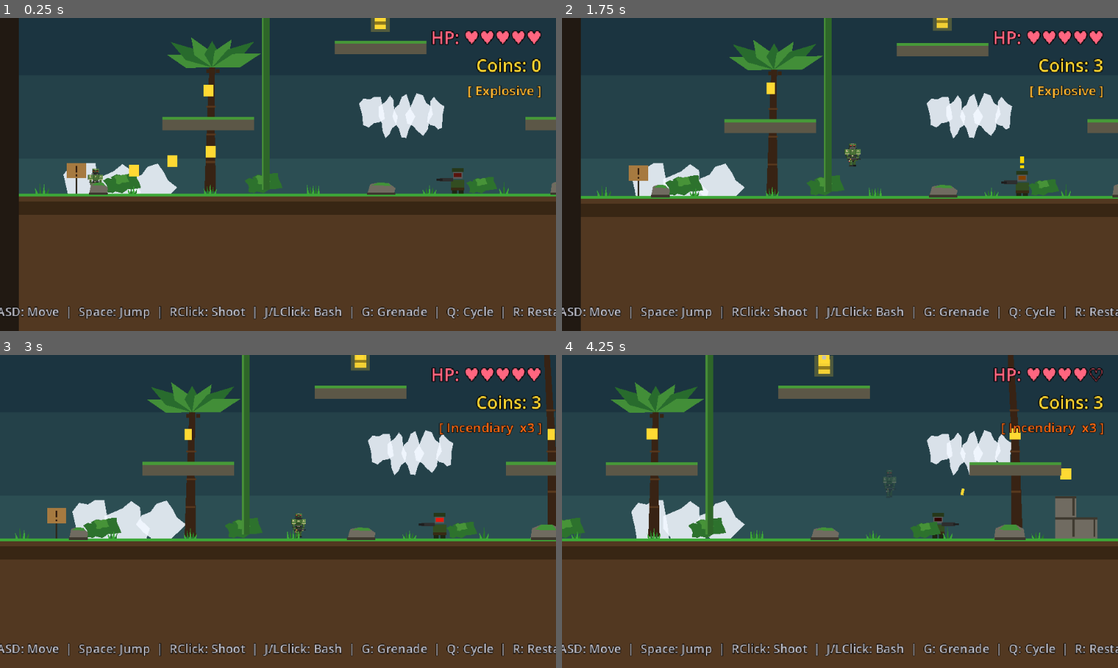
Above: before the commit, frames 1-4 (two rows, left to right).
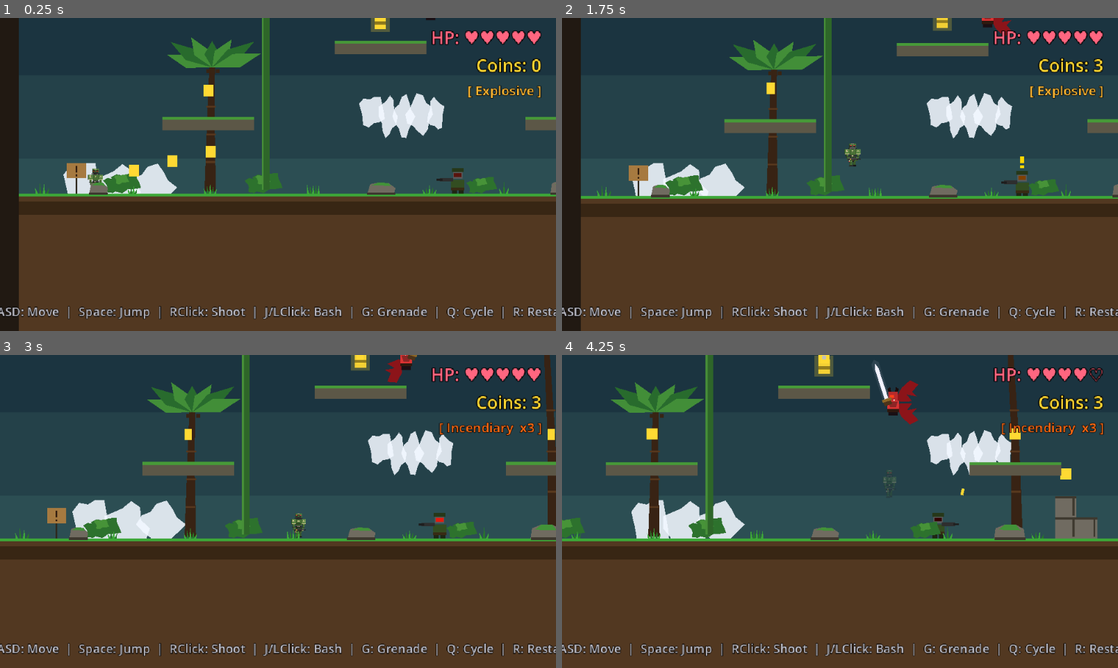
Above: after the commit, the same moments.

Repository: Crapula1/2d-platformer
Game: Godot game, scene res://scenes/Main.tscn
Two runs of this game, one before a commit and one after it. Both use one fixed random seed, a clock stepped at 60 frames per second and the inputs below.
Inputs (mouse positions are in pixels of both pictures, inside the frame that each line leads up to):
- Up to frame 1 (0.25 s): no input
- Up to frame 2 (1.75 s): move the mouse to (962, 158) at 0.52 s; hold D (move_right) from 0.53 s (still down); tap J (attack) at 0.6, 1.35 s; tap Space (jump) at 0.77, 1.07, 1.52 s; move the mouse to (728, 190) at 1.27 s
- Up to frame 3 (3 s): tap Space (jump) at 1.82 s; move the mouse to (333, 442) at 2.02 s; release D (move_right) at 2.03 s; hold A (move_left) 2.03-2.78 s; hold S (crouch) 2.03-2.78 s; tap J (attack) at 2.3 s; move the mouse to (250, 574) at 2.77 s; hold D (move_right) from 2.78 s (still down); tap Q (cycle_grenade) at 2.85 s
- Up to frame 4 (4.25 s): keep holding D (move_right); tap Space (jump) at 3.02, 3.32, 3.77, 4.07 s; tap J (attack) at 3.05, 3.8 s; move the mouse to (1006, 558) at 3.52 s; tap E (interact) at 3.6 s

The runs differ from the first frame. In frame 1, less than 0.1% of the frame differs, in the area x 76-79%, y 0-1%; in frame 2, 0.2%; in frame 3, 0.3%; in frame 4, 0.6%, in the area x 56-65%, y 2-23%.

Commit message:
feat: 4 winged demonic mini-bosses with sword swings
WingedDemon (new enemy):
- Flying mini-boss with bat wings that flap procedurally, horns, glowing
  eye that shifts color by state, and a sword on a pivoted arm.
- States: PATROL (figure-8 sweep) -> ALERT -> CHASE (dive at player) ->
  WINDUP (slow + raise sword) -> SWING (lunge forward, hitbox enabled
  only during the active frames) -> RECOVER -> STAGGER on hit.
- Sword animation drives a Node2D pivot through ease-out cubic from a
  raised rest angle through a forward arc; sword glow brightens during
  the active window for player readability.
- Hitbox is mask=2 (Player) only, with a once-per-swing guard so a
  single arc deals damage at most once.

Four variants placed in level 1, each tinted distinctly:
- Crimson over section A (10 HP)
- Violet over section C climb (12 HP)
- Emerald over section E vertical climb (13 HP)
- Obsidian/ice over section G (16 HP)

Color is per-instance via @export tint fields, so the same scene yields
visually distinct enemies without duplicating scenes.

Co-Authored-By: Claude Opus 4.7 <noreply@anthropic.com>

Diff:
--- /dev/null
+++ b/scenes/WingedDemon.tscn
@@ -0,0 +1,146 @@
+[gd_scene load_steps=5 format=3]
+
+[ext_resource type="Script" path="res://scripts/WingedDemon.gd" id="1_demon"]
+
+[sub_resource type="RectangleShape2D" id="body_shape"]
+size = Vector2(18, 30)
+
+[sub_resource type="RectangleShape2D" id="hurt_shape"]
+size = Vector2(20, 30)
+
+[sub_resource type="RectangleShape2D" id="sword_hit_shape"]
+size = Vector2(40, 12)
+
+[node name="WingedDemon" type="CharacterBody2D"]
+collision_layer = 12
+collision_mask = 1
+script = ExtResource("1_demon")
+
+[node name="Body" type="Node2D" parent="."]
+
+[node name="WingL" type="Polygon2D" parent="Body"]
+position = Vector2(-3, -4)
+color = Color(0.55, 0.08, 0.10, 1)
+polygon = PackedVector2Array(0, 0, -8, -10, -18, -16, -26, -10, -18, -4, -22, 2, -12, -2, -16, 6, -4, 4)
+
+[node name="WingR" type="Polygon2D" parent="Body"]
+position = Vector2(-3, 4)
+color = Color(0.55, 0.08, 0.10, 1)
+polygon = PackedVector2Array(0, 0, -8, 10, -18, 16, -26, 10, -18, 4, -22, -2, -12, 2, -16, -6, -4, -4)
+
+[node name="Legs" type="ColorRect" parent="Body"]
+offset_left = -5.0
+offset_top = 10.0
+offset_right = 5.0
+offset_bottom = 14.0
+color = Color(0.10, 0.06, 0.08, 1)
+
+[node name="Belt" type="ColorRect" parent="Body"]
+offset_left = -6.0
+offset_top = 7.0
+offset_right = 6.0
+offset_bottom = 10.0
+color = Color(0.18, 0.10, 0.06, 1)
+
+[node name="Torso" type="ColorRect" parent="Body"]
+offset_left = -6.0
+offset_top = -2.0
+offset_right = 6.0
+offset_bottom = 7.0
+color = Color(0.85, 0.20, 0.20, 1)
+
+[node name="ChestPlate" type="Polygon2D" parent="Body"]
+color = Color(0.30, 0.10, 0.10, 0.55)
+polygon = PackedVector2Array(-5, -1, 5, -1, 3, 5, -3, 5)
+
+[node name="Head" type="ColorRect" parent="Body"]
+offset_left = -5.0
+offset_top = -11.0
+offset_right = 5.0
+offset_bottom = -2.0
+color = Color(0.70, 0.15, 0.15, 1)
+
+[node name="HornL" type="Polygon2D" parent="Body"]
+color = Color(0.10, 0.05, 0.05, 1)
+polygon = PackedVector2Array(-5, -11, -2, -11, -3, -16, -6, -14)
+
+[node name="HornR" type="Polygon2D" parent="Body"]
+color = Color(0.10, 0.05, 0.05, 1)
+polygon = PackedVector2Array(2, -11, 5, -11, 6, -14, 3, -16)
+
+[node name="Eye" type="ColorRect" parent="Body"]
+offset_left = -1.0
+offset_top = -8.0
+offset_right = 3.0
+offset_bottom = -5.0
+color = Color(1.0, 0.95, 0.4, 1)
+
+[node name="Fang" type="Polygon2D" parent="Body"]
+color = Color(0.95, 0.92, 0.85, 1)
+polygon = PackedVector2Array(-2, -3, -1, -1, 0, -3)
+
+[node name="SwordPivot" type="Node2D" parent="Body"]
+position = Vector2(6, -1)
+
+[node name="SwordGlow" type="Polygon2D" parent="Body/SwordPivot"]
+color = Color(1.0, 1.0, 1.0, 0.25)
+polygon = PackedVector2Array(-2, -4, 42, -4, 46, 0, 42, 4, -2, 4)
+
+[node name="Sword" type="Polygon2D" parent="Body/SwordPivot"]
+color = Color(0.90, 0.92, 0.96, 1)
+polygon = PackedVector2Array(0, -2, 36, -2, 42, 0, 36, 2, 0, 2)
+
+[node name="SwordHilt" type="ColorRect" parent="Body/SwordPivot"]
+offset_left = -4.0
+offset_top = -4.0
+offset_right = 0.0
+offset_bottom = 4.0
+color = Color(0.30, 0.20, 0.10, 1)
+
+[node name="SwordGuard" type="ColorRect" parent="Body/SwordPivot"]
+offset_left = 0.0
+offset_top = -5.0
+offset_right = 3.0
+offset_bottom = 5.0
+color = Color(0.55, 0.40, 0.15, 1)
+
+[node name="Hitbox" type="Area2D" parent="Body/SwordPivot"]
+collision_layer = 0
+collision_mask = 2
+
+[node name="CollisionShape2D" type="CollisionShape2D" parent="Body/SwordPivot/Hitbox"]
+position = Vector2(20, 0)
+shape = SubResource("sword_hit_shape")
+disabled = true
+
+[node name="AlertIndicator" type="Node2D" parent="."]
+position = Vector2(0, -26)
+visible = false
+
+[node name="Dot" type="ColorRect" parent="AlertIndicator"]
+offset_left = -2.0
+offset_top = 3.0
+offset_right = 2.0
+offset_bottom = 6.0
+color = Color(1.0, 0.85, 0.0, 1)
+
+[node name="Bar" type="ColorRect" parent="AlertIndicator"]
+offset_left = -2.0
+offset_top = -6.0
+offset_right = 2.0
+offset_bottom = 1.0
+color = Color(1.0, 0.85, 0.0, 1)
+
+[node name="CollisionShape2D" type="CollisionShape2D" parent="."]
+shape = SubResource("body_shape")
+
+[node name="SightRay" type="RayCast2D" parent="."]
+target_position = Vector2(380, 0)
+collision_mask = 3
+
+[node name="Hurtbox" type="Area2D" parent="."]
+collision_layer = 4
+collision_mask = 32
+
+[node name="CollisionShape2D" type="CollisionShape2D" parent="Hurtbox"]
+shape = SubResource("hurt_shape")
--- a/scripts/Level.gd
+++ b/scripts/Level.gd
@@ -12,6 +12,7 @@
 const BREAK_PLATFORM_SCRIPT  := preload("res://scripts/BreakPlatform.gd")
 const RANGE_SOLDIER_SCENE    := preload("res://scenes/RangeSoldier.tscn")
 const JET_TROOPER_SCENE      := preload("res://scenes/JetTrooper.tscn")
+const WINGED_DEMON_SCENE     := preload("res://scenes/WingedDemon.tscn")
 const COIN_SCENE             := preload("res://scenes/Coin.tscn")
 const SPIKE_SCENE            := preload("res://scenes/Spike.tscn")
 const POWERUP_SCENE          := preload("res://scenes/PowerUp.tscn")
@@ -103,7 +104,51 @@
 	_build_section_f_big_pit_gauntlet()
 	_build_section_g_mixed_challenge()
 	_build_section_h_final_stretch()
+	_spawn_winged_demons()
 	_setup_player_camera()
+
+func _spawn_winged_demons() -> void:
+	# Four winged sword-mini-bosses, each a different color palette and
+	# patrolling a different stretch of the level's airspace.
+	# Crimson — over section A start, smallest patrol box, lightest HP.
+	_add_winged_demon(
+		420.0, 200.0,
+		Color(0.85, 0.20, 0.20),   # body  — crimson
+		Color(0.55, 0.08, 0.10),   # wings — deep blood
+		Color(0.10, 0.05, 0.05),   # horns — near-black
+		Color(1.0, 0.90, 0.35),    # eye   — molten gold
+		Color(0.95, 0.95, 1.0),    # sword — polished steel
+		10, 300.0, 90.0)
+
+	# Violet — patrols the airspace over section C's break-climb.
+	_add_winged_demon(
+		1850.0, 120.0,
+		Color(0.55, 0.25, 0.85),   # body  — violet
+		Color(0.30, 0.10, 0.55),   # wings — indigo
+		Color(0.10, 0.06, 0.18),   # horns — obsidian purple
+		Color(0.85, 0.55, 1.0),    # eye   — arcane pink
+		Color(0.85, 0.80, 1.0),    # sword — moonlit violet
+		12, 360.0, 110.0)
+
+	# Emerald — patrols section E vertical climb airspace.
+	_add_winged_demon(
+		3300.0, 100.0,
+		Color(0.20, 0.75, 0.35),   # body  — emerald
+		Color(0.08, 0.40, 0.18),   # wings — forest
+		Color(0.05, 0.18, 0.08),   # horns — dark moss
+		Color(0.85, 1.0, 0.60),    # eye   — toxic green-yellow
+		Color(0.75, 1.0, 0.85),    # sword — jade
+		13, 360.0, 130.0)
+
+	# Obsidian — heaviest, guards the section G mixed-challenge airspace.
+	_add_winged_demon(
+		4860.0, 140.0,
+		Color(0.18, 0.20, 0.28),   # body  — obsidian
+		Color(0.08, 0.10, 0.16),   # wings — void
+		Color(0.05, 0.06, 0.10),   # horns — pitch
+		Color(0.40, 0.85, 1.0),    # eye   — frozen blue
+		Color(0.65, 0.90, 1.0),    # sword — icy steel
+		16, 420.0, 130.0)
 
 # -----------------------------------------------------------------------------
 # Background (parallax) + sky gradient
@@ -454,6 +499,21 @@
 	jt.patrol_height = patrol_h
 	$Enemies.add_child(jt)
 
+func _add_winged_demon(x: float, y: float, body: Color, wing: Color, horn: Color, eye: Color, sword: Color, hp: int = 12, patrol_w: float = 320.0, patrol_h: float = 80.0) -> void:
+	# Winged mini-boss: flaps, dive-bombs, swings a sword.
+	var d := WINGED_DEMON_SCENE.instantiate() as WingedDemon
+	d.position = Vector2(x, y)
+	d.tint = body
+	d.wing_color = wing
+	d.wing_edge_color = wing.darkened(0.35)
+	d.horn_color = horn
+	d.eye_color = eye
+	d.sword_color = sword
+	d.max_health = hp
+	d.patrol_width = patrol_w
+	d.patrol_height = patrol_h
+	$Enemies.add_child(d)
+
 func _add_coin(x: float, y: float) -> void:
 	var c := COIN_SCENE.instantiate()
 	c.position = Vector2(x, y)
--- /dev/null
+++ b/scripts/WingedDemon.gd
@@ -0,0 +1,389 @@
+extends CharacterBody2D
+class_name WingedDemon
+
+# Winged demonic mini-boss — flaps wings to fly, dive-bombs the player,
+# and swings a sword in a wide arc. Lighter HP than JetTrooper but more
+# aggressive. Color is set per-instance via the `tint` exports so the
+# same scene yields several visually distinct variants.
+
+enum State { PATROL, ALERT, CHASE, WINDUP, SWING, RECOVER, STAGGER, DEAD }
+
+# --- Color variant -----------------------------------------------------------
+@export var tint: Color = Color(0.85, 0.20, 0.20)         # body
+@export var wing_color: Color = Color(0.55, 0.08, 0.10)   # primary wing
+@export var wing_edge_color: Color = Color(0.20, 0.02, 0.02)
+@export var horn_color: Color = Color(0.10, 0.05, 0.05)
+@export var sword_color: Color = Color(0.90, 0.92, 0.96)
+@export var eye_color: Color = Color(1.0, 0.95, 0.4)
+
+# --- Combat ------------------------------------------------------------------
+@export var max_health: int = 12
+@export var contact_damage: int = 1
+@export var sword_damage: int = 2
+@export var sight_range: float = 380.0
+@export var engage_range: float = 200.0     # close to swing distance
+@export var attack_range: float = 60.0      # swing if within this
+@export var preferred_altitude: float = -28.0
+
+# --- Flight ------------------------------------------------------------------
+@export var max_speed: float = 240.0
+@export var thrust_force: float = 820.0
+@export var damping: float = 4.5
+@export var flap_speed: float = 6.0
+@export var dive_boost: float = 1.5         # speed multiplier on attack lunge
+
+# --- Sword swing -------------------------------------------------------------
+@export var swing_cooldown: float = 1.1
+@export var swing_windup: float = 0.18      # raise sword
+@export var swing_duration: float = 0.22    # swing arc length
+@export var swing_active_start: float = 0.04
+@export var swing_active_end: float = 0.18
+
+# --- Patrol ------------------------------------------------------------------
+@export var patrol_width: float = 320.0
+@export var patrol_height: float = 80.0
+@export var patrol_speed: float = 0.4
+
+@export var alert_time: float = 0.35
+@export var stagger_time: float = 0.30
+
+const EXPLOSIVE_EFFECT_SCENE = preload("res://scenes/ExplosiveEffect.tscn")
+
+var gravity: float = ProjectSettings.get_setting("physics/2d/default_gravity")
+var state: State = State.PATROL
+var current_health: int
+var is_dead: bool = false
+var direction: int = 1
+var start_position: Vector2
+var player: Player = null
+
+var alert_timer: float = 0.0
+var stagger_timer: float = 0.0
+var swing_cd_timer: float = 0.0
+var state_timer: float = 0.0     # time spent in current attack sub-state
+var bob_phase: float = 0.0
+var patrol_phase: float = 0.0
+var flap_phase: float = 0.0
+var _hit_this_swing: bool = false
+
+@onready var body_visual: Node2D = $Body
+@onready var torso: ColorRect = $Body/Torso
+@onready var head: ColorRect = $Body/Head
+@onready var horn_l: Polygon2D = $Body/HornL
+@onready var horn_r: Polygon2D = $Body/HornR
+@onready var eye: ColorRect = $Body/Eye
+@onready var wing_l: Polygon2D = $Body/WingL
+@onready var wing_r: Polygon2D = $Body/WingR
+@onready var sword_pivot: Node2D = $Body/SwordPivot
+@onready var sword: Polygon2D = $Body/SwordPivot/Sword
+@onready var sword_glow: Polygon2D = $Body/SwordPivot/SwordGlow
+@onready var sword_hitbox: Area2D = $Body/SwordPivot/Hitbox
+@onready var sword_hitbox_shape: CollisionShape2D = $Body/SwordPivot/Hitbox/CollisionShape2D
+@onready var alert_indicator: Node2D = $AlertIndicator
+@onready var sight_ray: RayCast2D = $SightRay
+
+func _ready() -> void:
+	current_health = max_health
+	start_position = global_position
+	bob_phase = randf() * TAU
+	flap_phase = randf() * TAU
+	add_to_group("enemy")
+	_find_player()
+	_apply_tint()
+	sword_hitbox_shape.set_deferred("disabled", true)
+	sword_hitbox.body_entered.connect(_on_sword_hit)
+	sword_hitbox.area_entered.connect(_on_sword_area)
+	sword_pivot.rotation = -PI / 2.5
+
+func _apply_tint() -> void:
+	torso.color = tint
+	head.color = tint.darkened(0.15)
+	horn_l.color = horn_color
+	horn_r.color = horn_color
+	wing_l.color = wing_color
+	wing_r.color = wing_color
+	eye.color = eye_color
+	sword.color = sword_color
+	sword_glow.color = Color(sword_color.r, sword_color.g, sword_color.b, 0.35)
+
+func _find_player() -> void:
+	player = get_tree().get_first_node_in_group("player") as Player
+
+func _physics_process(delta: float) -> void:
+	if is_dead:
+		velocity.y += gravity * delta
+		velocity.x = move_toward(velocity.x, 0, 200 * delta)
+		move_and_slide()
+		return
+
+	if player == null or not is_instance_valid(player):
+		_find_player()
+
+	_update_timers(delta)
+	_update_state()
+	_run_state(delta)
+	velocity.x = clampf(velocity.x, -max_speed * dive_boost, max_speed * dive_boost)
+	velocity.y = clampf(velocity.y, -max_speed * dive_boost, max_speed * dive_boost)
+	move_and_slide()
+	_update_visuals(delta)
+
+func _update_timers(delta: float) -> void:
+	bob_phase += delta * 3.0
+	patrol_phase += delta * patrol_speed * TAU
+	flap_phase += delta * flap_speed
+	if alert_timer > 0: alert_timer -= delta
+	if stagger_timer > 0: stagger_timer -= delta
+	if swing_cd_timer > 0: swing_cd_timer -= delta
+	state_timer += delta
+
+func _set_state(new_state: State) -> void:
+	if new_state == state:
+		return
+	state = new_state
+	state_timer = 0.0
+	match state:
+		State.PATROL:
+			alert_indicator.visible = false
+		State.ALERT:
+			alert_timer = alert_time
+			alert_indicator.visible = true
+		State.CHASE:
+			alert_indicator.visible = false
+		State.WINDUP:
+			_hit_this_swing = false
+		State.SWING:
+			# enable sword hitbox for the active frames
+			sword_hitbox_shape.set_deferred("disabled", false)
+		State.RECOVER:
+			sword_hitbox_shape.set_deferred("disabled", true)
+			swing_cd_timer = swing_cooldown
+		State.STAGGER:
+			sword_hitbox_shape.set_deferred("disabled", true)
+		_:
+			pass
+
+func _update_state() -> void:
+	if stagger_timer > 0 and state != State.STAGGER:
+		_set_state(State.STAGGER)
+		return
+	if player == null or player.is_dead:
+		_set_state(State.PATROL)
+		return
+
+	var dist: float = global_position.distance_to(player.global_position)
+	var can_see: bool = _has_line_of_sight(dist)
+
+	match state:
+		State.PATROL:
+			if can_see and dist <= sight_range:
+				_set_state(State.ALERT)
+		State.ALERT:
+			if alert_timer <= 0:
+				_set_state(State.CHASE)
+		State.CHASE:
+			if dist > sight_range * 1.4:
+				_set_state(State.PATROL)
+			elif dist <= attack_range and swing_cd_timer <= 0:
+				_set_state(State.WINDUP)
+		State.WINDUP:
+			if state_timer >= swing_windup:
+				_set_state(State.SWING)
+		State.SWING:
+			if state_timer >= swing_duration:
+				_set_state(State.RECOVER)
+		State.RECOVER:
+			if state_timer >= 0.18:
+				_set_state(State.CHASE)
+		State.STAGGER:
+			if stagger_timer <= 0:
+				_set_state(State.CHASE)
+		_:
+			pass
+
+func _run_state(delta: float) -> void:
+	match state:
+		State.PATROL:
+			_patrol(delta)
+		State.ALERT:
+			# Hover, brace, face the player
+			if player:
+				direction = int(sign(player.global_position.x - global_position.x))
+				if direction == 0: direction = 1
+			_thrust_toward(global_position + Vector2(0, sin(bob_phase) * 4.0), delta, 0.9)
+		State.CHASE:
+			_chase(delta)
+		State.WINDUP:
+			# Slow as we wind up
+			velocity = velocity.move_toward(Vector2.ZERO, 600 * delta)
+			if player:
+				direction = int(sign(player.global_position.x - global_position.x))
+				if direction == 0: direction = 1
+		State.SWING:
+			# Dive forward through the swing
+			var fwd := Vector2(float(direction) * 180.0, 30.0)
+			velocity = velocity.move_toward(fwd, 1500 * delta)
+		State.RECOVER:
+			velocity = velocity.move_toward(Vector2.ZERO, 800 * delta)
+		State.STAGGER:
+			velocity.x = move_toward(velocity.x, 0, 500 * delta)
+			velocity.y = move_toward(velocity.y, 80.0, 600 * delta)
+		_:
+			pass
+
+func _patrol(delta: float) -> void:
+	var target: Vector2 = start_position + Vector2(
+		sin(patrol_phase) * patrol_width * 0.5,
+		sin(patrol_phase * 2.0) * patrol_height * 0.5
+	)
+	_thrust_toward(target, delta, 0.6)
+	if absf(velocity.x) > 8.0:
+		direction = int(sign(velocity.x))
+
+func _chase(delta: float) -> void:
+	if player == null: return
+	# Dive at the player from above
+	var target: Vector2 = player.global_position + Vector2(0, preferred_altitude)
+	_thrust_toward(target, delta, 1.1)
+	direction = int(sign(player.global_position.x - global_position.x))
+	if direction == 0: direction = 1
+
+func _thrust_toward(target: Vector2, delta: float, strength: float = 1.0) -> void:
+	var to_target: Vector2 = target - global_position
+	var desired: Vector2 = to_target.limit_length(max_speed)
+	var steer: Vector2 = (desired - velocity) * strength
+	velocity += steer.limit_length(thrust_force * delta)
+	velocity = velocity.move_toward(Vector2.ZERO, damping * delta)
+
+func _has_line_of_sight(dist: float) -> bool:
+	if player == null or dist > sight_range:
+		return false
+	sight_ray.target_position = to_local(player.global_position)
+	sight_ray.force_raycast_update()
+	if not sight_ray.is_colliding():
+		return true
+	return sight_ray.get_collider() == player
+
+func get_damage() -> int:
+	return contact_damage
+
+func take_damage(amount: int, source_pos: Vector2) -> void:
+	if is_dead:
+		return
+	current_health -= amount
+	stagger_timer = stagger_time
+	var knockback: Vector2 = (global_position - source_pos).normalized() * 200.0
+	velocity = velocity * 0.4 + knockback
+	_flash_hit()
+	if current_health <= 0:
+		_die()
+
+func stun(duration: float) -> void:
+	if is_dead: return
+	stagger_timer = maxf(stagger_timer, duration)
+	body_visual.modulate = Color(0.45, 0.85, 2.0)
+	get_tree().create_timer(0.12).timeout.connect(func() -> void:
+		if is_instance_valid(self) and not is_dead:
+			body_visual.modulate = Color.WHITE
+	)
+
+func _flash_hit() -> void:
+	body_visual.modulate = Color(2.5, 2.5, 2.5)
+	get_tree().create_timer(0.07).timeout.connect(func() -> void:
+		if is_instance_valid(self) and not is_dead:
+			body_visual.modulate = Color.WHITE
+	)
+
+func _die() -> void:
+	is_dead = true
+	body_visual.modulate = Color(0.4, 0.4, 0.4)
+	alert_indicator.visible = false
+	sword_hitbox_shape.set_deferred("disabled", true)
+	$CollisionShape2D.set_deferred("disabled", true)
+	$Hurtbox/CollisionShape2D.set_deferred("disabled", true)
+	collision_layer = 0
+	collision_mask = 1
+	var fx := EXPLOSIVE_EFFECT_SCENE.instantiate() as Node2D
+	get_parent().add_child(fx)
+	fx.global_position = global_position
+	get_tree().create_timer(1.6).timeout.connect(func() -> void:
+		if is_instance_valid(self): queue_free()
+	)
+
+func _on_sword_hit(body: Node) -> void:
+	if _hit_this_swing: return
+	if body is Player and body.has_method("take_damage"):
+		body.take_damage(sword_damage, global_position)
+		_hit_this_swing = true
+
+func _on_sword_area(area: Area2D) -> void:
+	# Player Hurtbox is an Area2D — route through it the same way.
+	if _hit_this_swing: return
+	var p := area.get_parent()
+	if p is Player and p.has_method("take_damage"):
+		p.take_damage(sword_damage, global_position)
+		_hit_this_swing = true
+
+func _update_visuals(delta: float) -> void:
+	# Face flip (smooth) — also flips the sword pivot side.
+	var target_facing := float(direction)
+	body_visual.scale.x = lerpf(body_visual.scale.x, target_facing, minf(delta * 14.0, 1.0))
+
+	if is_dead:
+		return
+
+	# Wing flap — rotate each wing around its root for a flap.
+	var flap: float = sin(flap_phase) * 0.55
+	wing_l.rotation = -flap
+	wing_r.rotation = flap
+	# Vertical bob synced loosely to flap
+	body_visual.position.y = sin(flap_phase) * -1.5
+
+	# Eye glow shifts color by state
+	match state:
+		State.PATROL:
+			eye.color = eye_color.darkened(0.25)
+		State.ALERT:
+			eye.color = Color(1.0, 0.65, 0.1)
+		State.CHASE:
+			eye.color = Color(1.0, 0.25, 0.10)
+		State.WINDUP:
+			eye.color = Color(1.0, 0.95, 0.45)
+		State.SWING:
+			eye.color = Color(1.0, 1.0, 0.85)
+		State.STAGGER:
+			eye.color = Color(0.4, 0.5, 0.6)
+		_:
+			pass
+
+	# Sword animation — drive sword_pivot rotation through the swing arc.
+	# Sword rests behind, raises on WINDUP, swings forward fast on SWING.
+	var rest_rot := -PI / 2.5   # raised behind shoulder, ready
+	var raised_rot := -PI * 0.85
+	var end_rot := PI / 2.2
+	var target_rot := rest_rot
+	match state:
+		State.WINDUP:
+			var t := clampf(state_timer / swing_windup, 0.0, 1.0)
+			target_rot = lerpf(rest_rot, raised_rot, t)
+		State.SWING:
+			var t2 := clampf(state_timer / swing_duration, 0.0, 1.0)
+			# ease-out cubic
+			t2 = 1.0 - pow(1.0 - t2, 3.0)
+			target_rot = lerpf(raised_rot, end_rot, t2)
+			# Active hitbox window — leave the polygon enabling to the state setter
+			if state_timer < swing_active_start or state_timer > swing_active_end:
+				sword_hitbox_shape.set_deferred("disabled", true)
+			else:
+				sword_hitbox_shape.set_deferred("disabled", false)
+		State.RECOVER:
+			var t3 := clampf(state_timer / 0.18, 0.0, 1.0)
+			target_rot = lerpf(end_rot, rest_rot, t3)
+	sword_pivot.rotation = lerpf(sword_pivot.rotation, target_rot, minf(delta * 22.0, 1.0))
+
+	# Sword glow pulses brighter during the active swing for readability
+	var glow_a := 0.25
+	if state == State.WINDUP:
+		glow_a = 0.45
+	elif state == State.SWING:
+		glow_a = 0.85
+	sword_glow.modulate.a = lerpf(sword_glow.modulate.a, glow_a, minf(delta * 18.0, 1.0))
